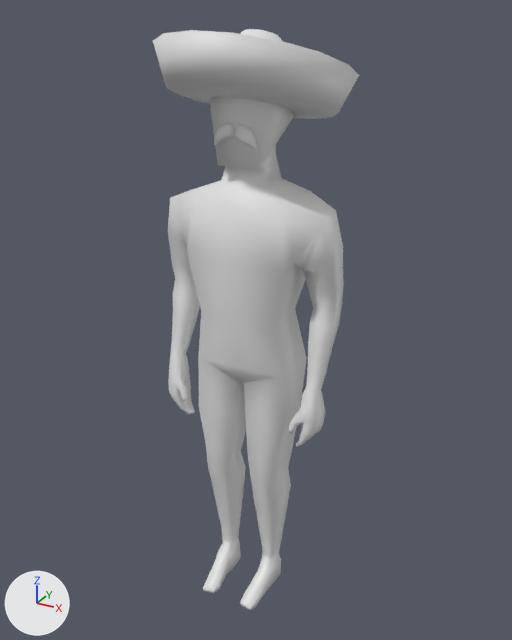
The FBX model Source/WTJ23/Assets/Models/JibaritoSabanero/jibarofixedIdle_1.fbx, before and after one commit.
The view is the same before and after, from a 50 mm camera at (0.106, -0.1894, 0.2025) aimed at (-0.0019, 0.007, 0.1043). Lighting does not change. The marker at lower left points along +X, +Y and +Z. Where no turn or scale is listed for an object, it has been applied to the vertices.

In view in the first picture: 'Vert', 'Vert.001', 'Vert.004'.
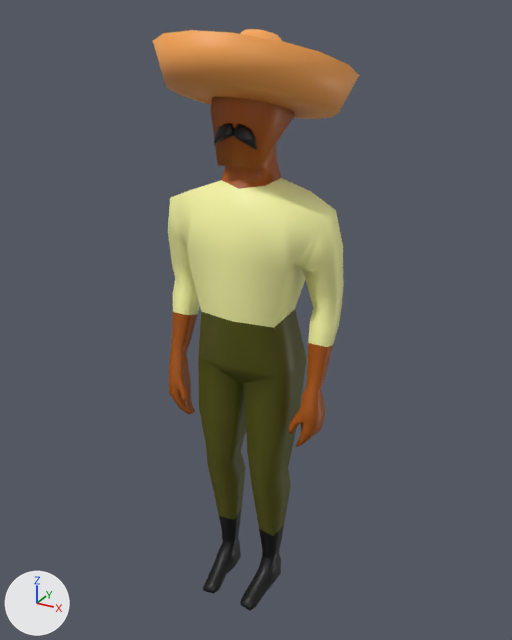
Pixel boxes [x1, y1, x2, y2] of what changed, in the pictures (512 x 640 px):
'Vert', recoloured, surface changed (grey to beige)
    both: [168, 97, 343, 611]
'Vert.001', recoloured, surface changed (grey to orange)
    both: [153, 29, 359, 119]
'Vert.004', recoloured (grey to black)
    both: [214, 123, 257, 150]

The change in detail:
Picture 'Master_System_Palette.png' (img_master_system_palette_png) is new.
Material 'Material.003' (mat_material_003) is new.
Its texture is img_master_system_palette_png.
Material 'Material.002' (mat_material_002) is new.
Its texture is img_master_system_palette_png.
Material 'Material.001' (mat_material_001) is new.
Its texture is img_master_system_palette_png.
me_vert_001mesh has 224 vertices, 224 faces and spans x -0.0301..0.0291, y -0.0259..0.0367, z 0.1692..0.1974.
me_vert_001mesh is used by ob_vert_001; location (0.0, 0.0, 0.0).
me_vert_001mesh part 2: texture (UV) coordinates changed.
me_vert_001mesh now uses material mat_material_002 (picture img_master_system_palette_png).
me_vertmesh has 440 vertices, 442 faces and spans x -0.03..0.03, y -0.02..0.013, z 0.0..0.191.
me_vertmesh is used by ob_vert; location (0.0, 0.0, 0.0).
me_vertmesh part 1: texture (UV) coordinates changed.
me_vertmesh now uses material mat_material_001 (picture img_master_system_palette_png).
me_vert_004mesh has 124 vertices, 224 faces and spans x -0.00701..0.00723, y -0.01192..-0.00907, z 0.1655..0.17236.
me_vert_004mesh now uses material mat_material_003 (picture img_master_system_palette_png).
